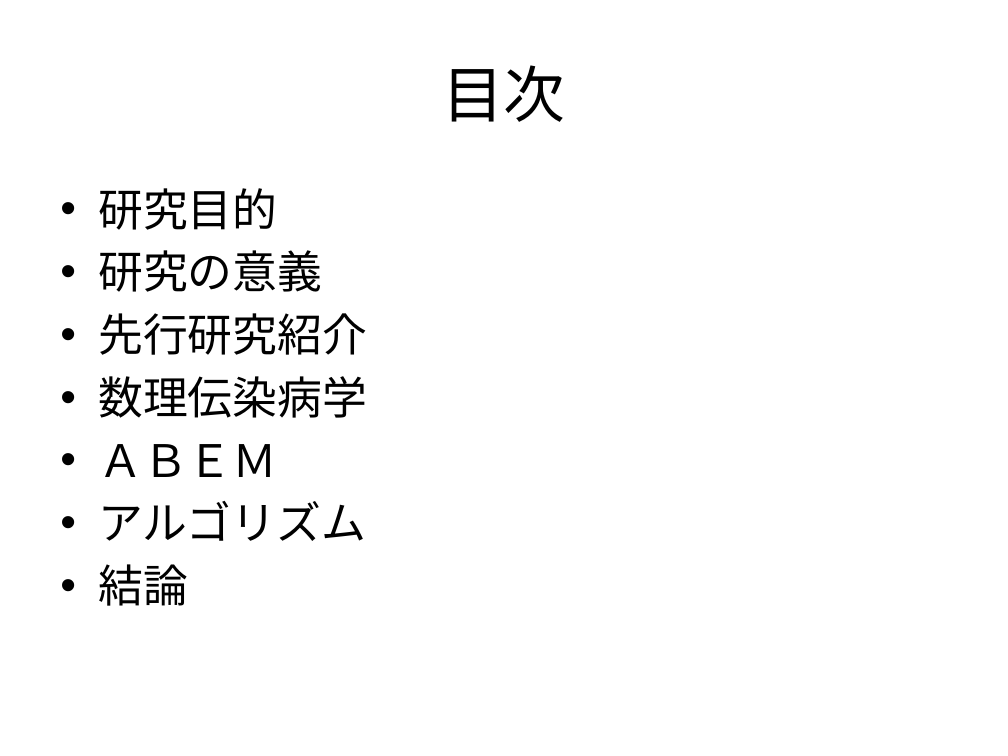
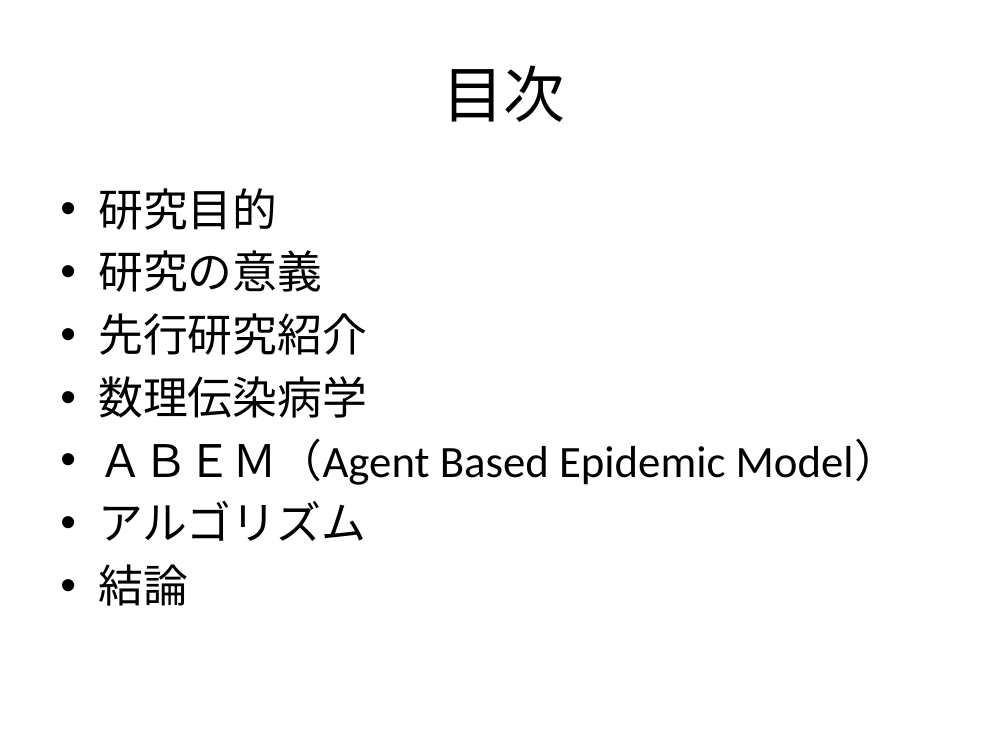
Before and after one commit to nkud/Research-BB, a slide deck: slide 2 of PPT/卒業研究.pptx. Drawn at 1008x756 pixels with LibreOffice and Linux fonts; fonts in the diff are those of the drawing. Boxes give left, top, right and bottom in pixels: in the first picture for what was removed or moved away, otherwise in the second. Text is boxed around its words. In the diff, an @@ line names an element or a change of style, - is before the commit and + after.

```diff
--- a/PPT/卒業研究.pptx
+++ b/PPT/卒業研究.pptx
@@ text at bbox=[98, 439, 900, 485]: text changed @@
-• ＡＢＥＭ
+• ＡＢＥＭ（Agent Based Epidemic Model）
```
Also in this commit, not shown: 5 other slides changed, 3 slides added, 1 slide removed.
